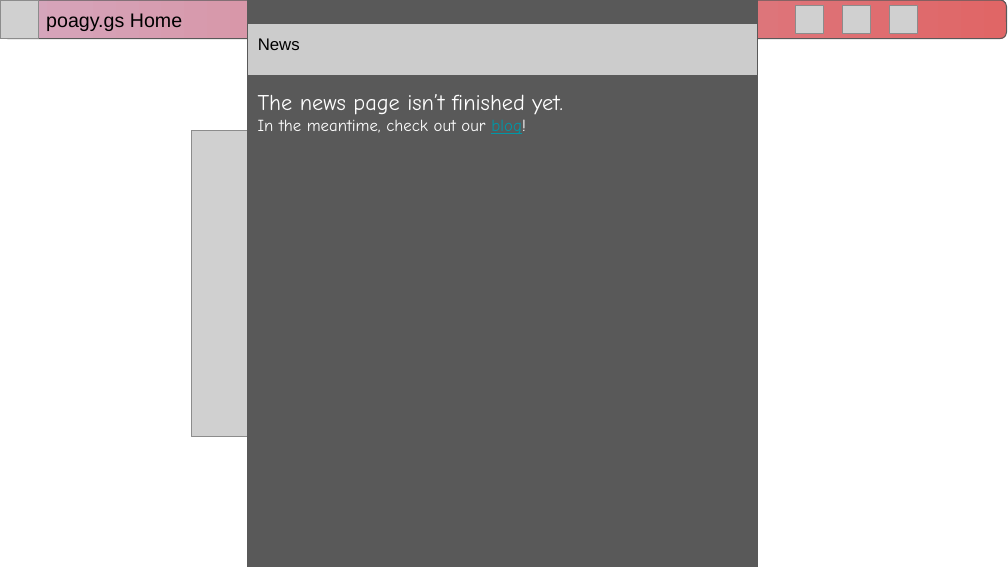
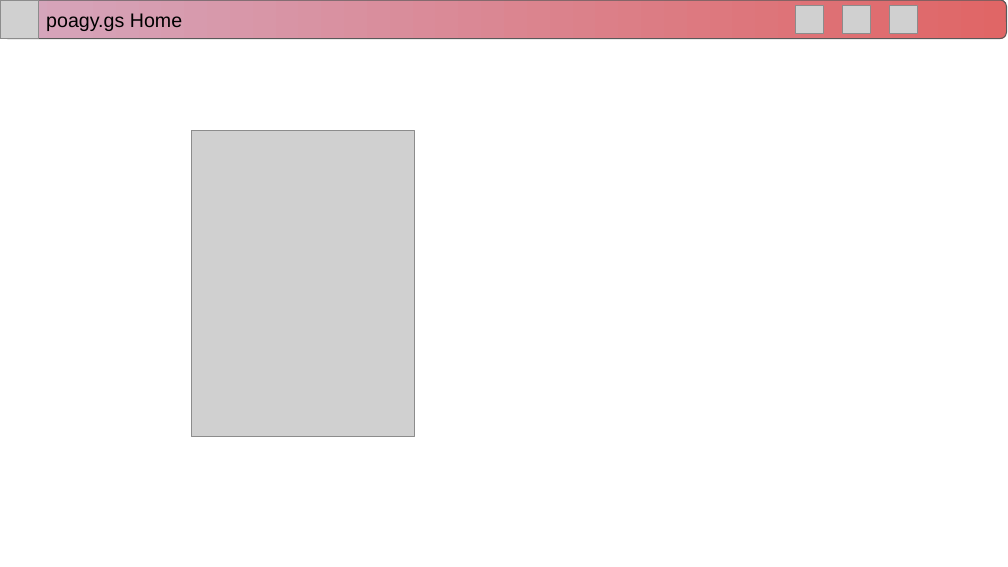
Before and after one commit to RitPigDev/poagy.gs-plus, a slide deck: slide 8 of poagy.gs+.pptx. Drawn at 1008x567 pixels with LibreOffice and Linux fonts; fonts in the diff are those of the drawing; grey boxes stand for pictures; background and template pictures are left out. Boxes give left, top, right and bottom in pixels: in the first picture for what was removed or moved away, otherwise in the second. Text is boxed around its words. In the diff, an @@ line names an element or a change of style, - is before the commit and + after.

```diff
--- a/poagy.gs+.pptx
+++ b/poagy.gs+.pptx
@@ rectangle removed at (248,0,758,567) @@
-The news page isn’t finished yet.
-In the meantime, check out our blog!
@@ rectangle removed at (248,24,758,77) @@
-News
```
Also in this commit, not shown: 6 other slides changed, 2 slides added.
